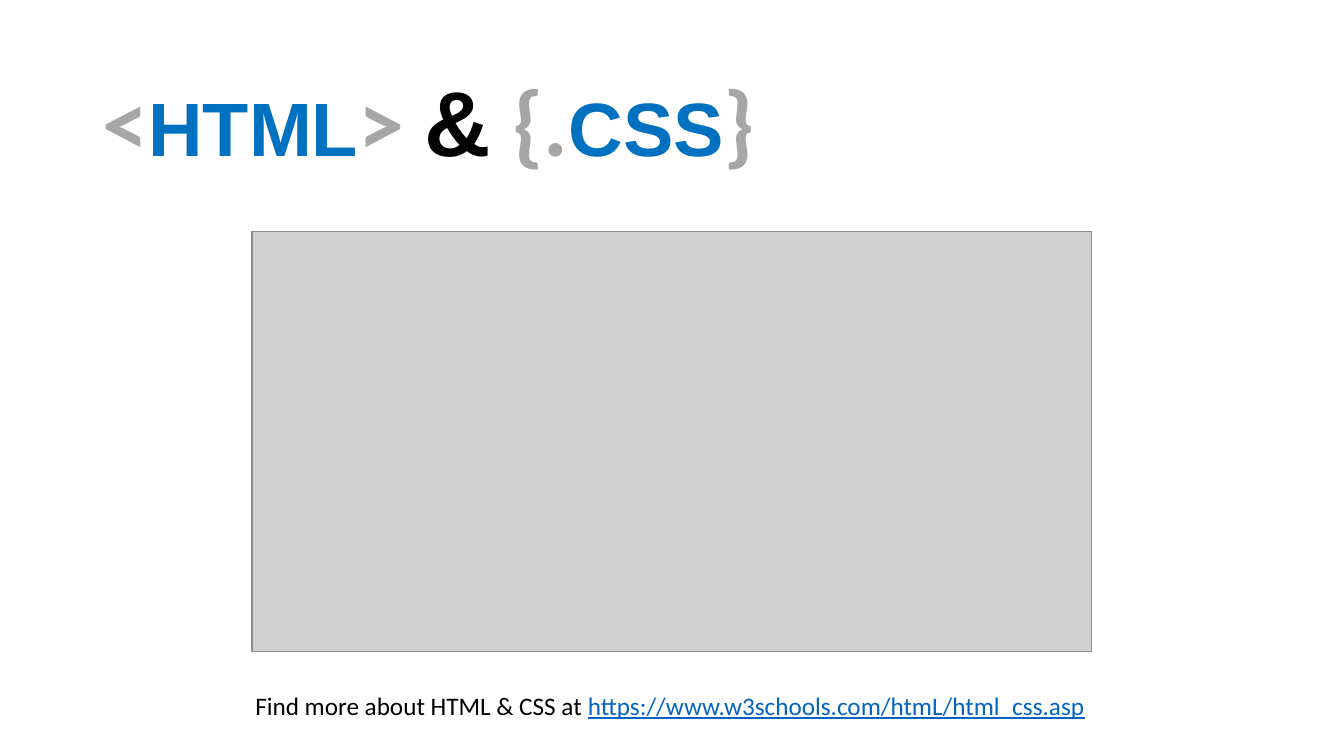
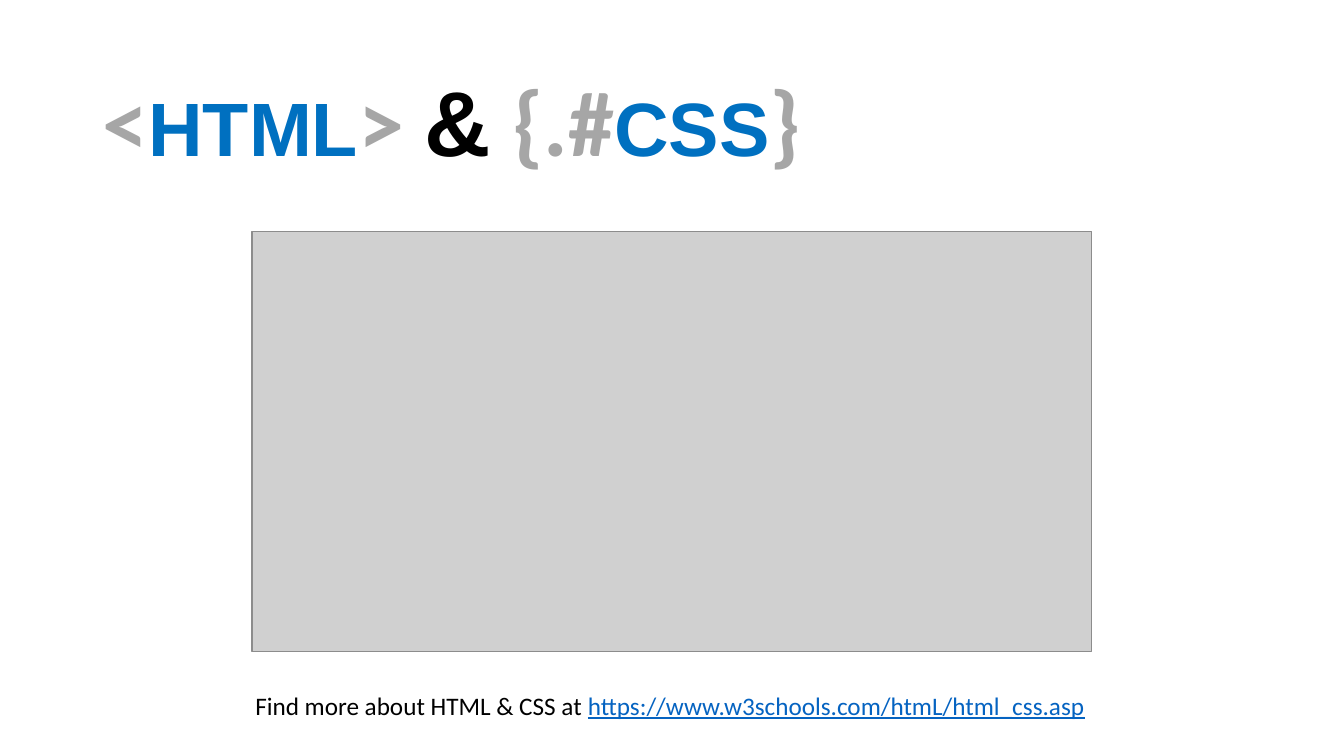
Before and after one commit to aephidayatuloh/web_scraping, a slide deck: slide 10 of Web Scraping Using R (Tidyverse Approach).pptx. Drawn at 1344x756 pixels with LibreOffice and Linux fonts; fonts in the diff are those of the drawing; grey boxes stand for pictures; background and template pictures are left out. Boxes give left, top, right and bottom in pixels: in the first picture for what was removed or moved away, otherwise in the second. Text is boxed around its words. In the diff, an @@ line names an element or a change of style, - is before the commit and + after.

```diff
--- a/Web Scraping Using R (Tidyverse Approach).pptx
+++ b/Web Scraping Using R (Tidyverse Approach).pptx
@@ title at [148, 103, 769, 157]: text changed; size 54 to 65.7 pt @@
-<HTML> & {.CSS}
+<HTML> & {.#CSS}
```
Also in this commit, not shown: 3 other slides changed, 1 other file.
